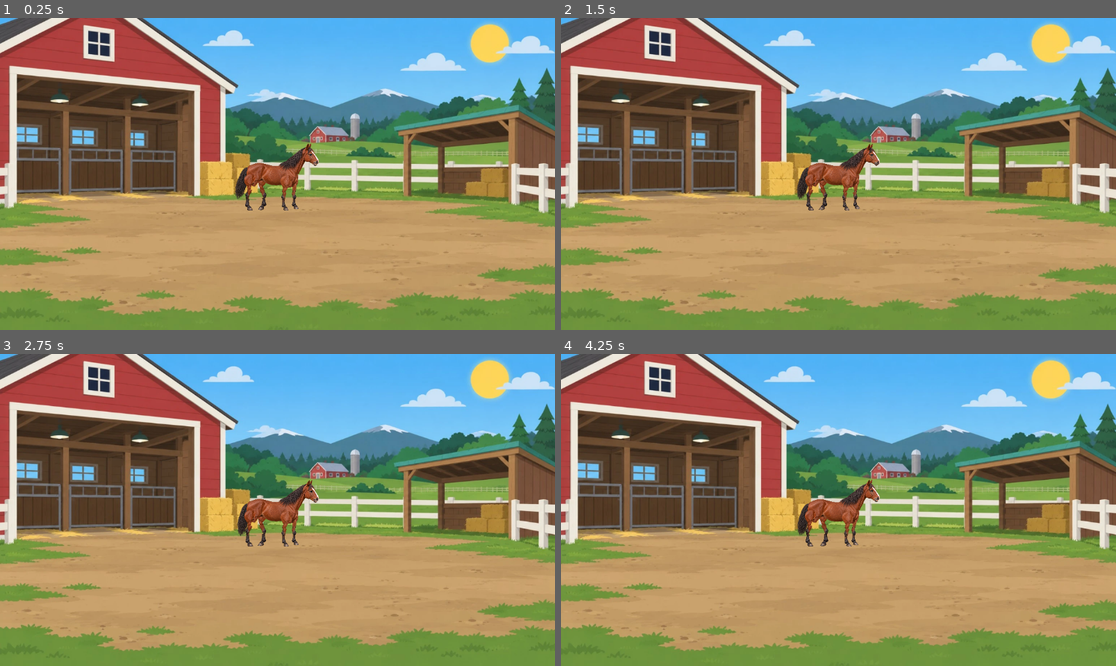
Above: before the commit, frames 1-4 (two rows, left to right).
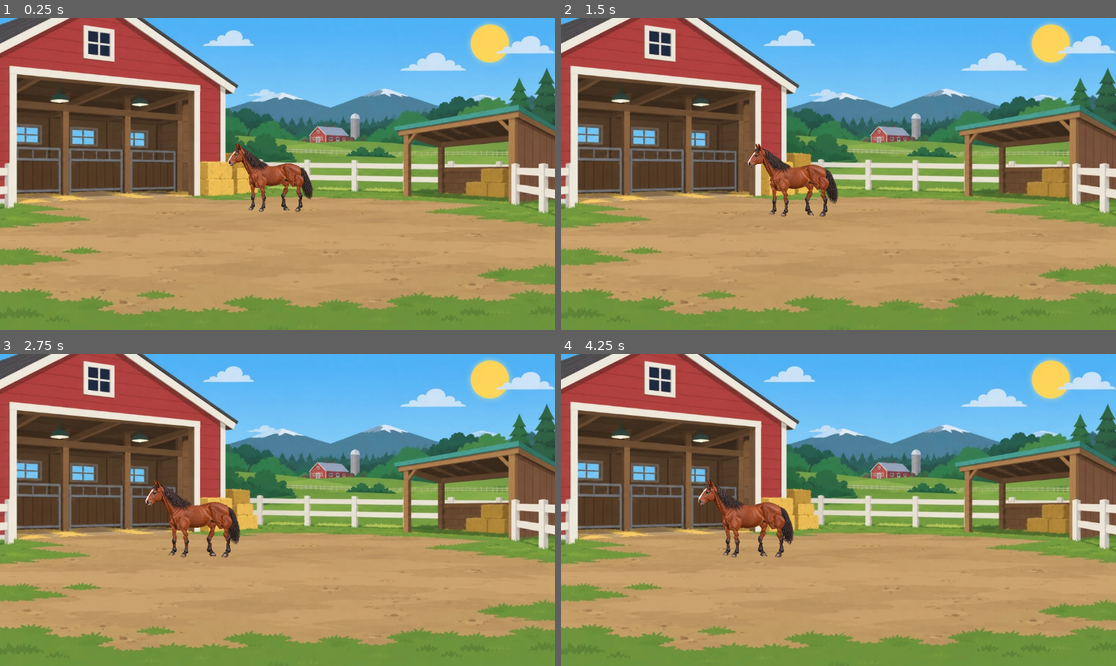
Above: after the commit, the same moments.

Repository: marceldubrig-hash/Pferd-und-Steve
Game: Godot game, scene res://scenes/main.tscn
Two runs of this game, one before a commit and one after it. Both use one fixed random seed, a clock stepped at 60 frames per second and the inputs below.
Inputs:
- Up to frame 1 (0.25 s): no input
- Up to frame 2 (1.5 s): no input
- Up to frame 3 (2.75 s): no input
- Up to frame 4 (4.25 s): no input

The runs differ from the first frame. In frame 1, 1.5% of the frame differs, in the area x 41-58%, y 40-63%; in frame 2, 2.1%; in frame 3, 2.8%, in the area x 26-58%, y 40-66%; in frame 4, 2.8%.

Commit message:
Add autonomous horse wandering

Diff:
--- a/scripts/main.gd
+++ b/scripts/main.gd
@@ -93,9 +93,27 @@
 const COLLISION_SOLVER_MAX_PASSES := 8
 const COLLISION_SOLVER_EPSILON := 0.0001
 
+# Autonomous horse wandering. These values control only target choice and travel
+# timing; every requested position is still resolved by the frozen collision system.
+const WANDER_X_MIN_RATIO := 0.12
+const WANDER_X_MAX_RATIO := 0.88
+const WANDER_DEPTH_MIN_T := 0.04
+const WANDER_DEPTH_MAX_T := 0.55
+const WANDER_X_SPEED_RATIO_PER_SECOND := 0.055
+const WANDER_DEPTH_SPEED_T_PER_SECOND := 0.045
+const WANDER_MIN_HORIZONTAL_TRAVEL_RATIO := 0.16
+const WANDER_TARGET_EPSILON := 0.006
+const WANDER_PAUSE_MIN_SECONDS := 1.5
+const WANDER_PAUSE_MAX_SECONDS := 4.5
+const WANDER_REROUTE_MIN_SECONDS := 6.0
+const WANDER_REROUTE_MAX_SECONDS := 14.0
+
 @onready var background: Sprite2D = $Background
 @onready var horse_root: Node2D = $HorseRoot
 @onready var horse_visual: Node2D = $HorseRoot/HorseVisual
+@onready var walk_animation_player: AnimationPlayer = (
+	$HorseRoot/HorseVisual/RigSpace/HorseCutoutRig/WalkAnimationPlayer
+)
 
 var is_night := false
 
@@ -103,6 +121,13 @@
 # do not destroy the world position.
 var horse_x_ratio := 0.5
 var horse_depth_t := 0.28
+
+var wander_rng := RandomNumberGenerator.new()
+var wander_position := Vector2(0.5, 0.28)
+var wander_target := Vector2(0.5, 0.28)
+var wander_pause_remaining := 0.0
+var wander_reroute_remaining := 0.0
+var horse_is_walking := false
 
 
 func _ready() -> void:
@@ -110,6 +135,94 @@
 	_load_texture_if_available(background, FARM_DAY)
 	_layout_scene()
 	_apply_perspective()
+
+	wander_rng.randomize()
+	wander_position = Vector2(horse_x_ratio, horse_depth_t)
+	_choose_new_wander_target()
+
+
+func _process(delta: float) -> void:
+	if wander_pause_remaining > 0.0:
+		wander_pause_remaining = maxf(wander_pause_remaining - delta, 0.0)
+		if wander_pause_remaining <= 0.0:
+			_choose_new_wander_target()
+		return
+
+	wander_reroute_remaining -= delta
+	if wander_reroute_remaining <= 0.0:
+		_choose_new_wander_target()
+
+	var horizontal_delta := wander_target.x - wander_position.x
+	if absf(horizontal_delta) > WANDER_TARGET_EPSILON:
+		set_horse_facing_right(horizontal_delta > 0.0)
+
+	wander_position.x = move_toward(
+		wander_position.x,
+		wander_target.x,
+		WANDER_X_SPEED_RATIO_PER_SECOND * delta
+	)
+	wander_position.y = move_toward(
+		wander_position.y,
+		wander_target.y,
+		WANDER_DEPTH_SPEED_T_PER_SECOND * delta
+	)
+
+	horse_x_ratio = wander_position.x
+	horse_depth_t = wander_position.y
+	_apply_perspective()
+
+	if (
+		absf(wander_target.x - wander_position.x) <= WANDER_TARGET_EPSILON
+		and absf(wander_target.y - wander_position.y) <= WANDER_TARGET_EPSILON
+	):
+		_begin_wander_pause()
+
+
+func _choose_new_wander_target() -> void:
+	var next_x := wander_rng.randf_range(WANDER_X_MIN_RATIO, WANDER_X_MAX_RATIO)
+
+	# Most choices cross the yard, which creates natural back-and-forth motion.
+	if wander_rng.randf() < 0.65:
+		if wander_position.x < 0.5:
+			next_x = wander_rng.randf_range(0.55, WANDER_X_MAX_RATIO)
+		else:
+			next_x = wander_rng.randf_range(WANDER_X_MIN_RATIO, 0.45)
+
+	for _attempt in range(8):
+		if absf(next_x - wander_position.x) >= WANDER_MIN_HORIZONTAL_TRAVEL_RATIO:
+			break
+		next_x = wander_rng.randf_range(WANDER_X_MIN_RATIO, WANDER_X_MAX_RATIO)
+
+	wander_target = Vector2(
+		next_x,
+		wander_rng.randf_range(WANDER_DEPTH_MIN_T, WANDER_DEPTH_MAX_T)
+	)
+	wander_reroute_remaining = wander_rng.randf_range(
+		WANDER_REROUTE_MIN_SECONDS,
+		WANDER_REROUTE_MAX_SECONDS
+	)
+	set_horse_facing_right(wander_target.x > wander_position.x)
+	_set_horse_walking(true)
+
+
+func _begin_wander_pause() -> void:
+	wander_position = Vector2(horse_x_ratio, horse_depth_t)
+	wander_pause_remaining = wander_rng.randf_range(
+		WANDER_PAUSE_MIN_SECONDS,
+		WANDER_PAUSE_MAX_SECONDS
+	)
+	_set_horse_walking(false)
+
+
+func _set_horse_walking(walking: bool) -> void:
+	if horse_is_walking == walking:
+		return
+
+	horse_is_walking = walking
+	if walking:
+		walk_animation_player.play("walk_test")
+	else:
+		walk_animation_player.pause()
 
 
 func _load_texture_if_available(target: Sprite2D, path: String) -> void:
